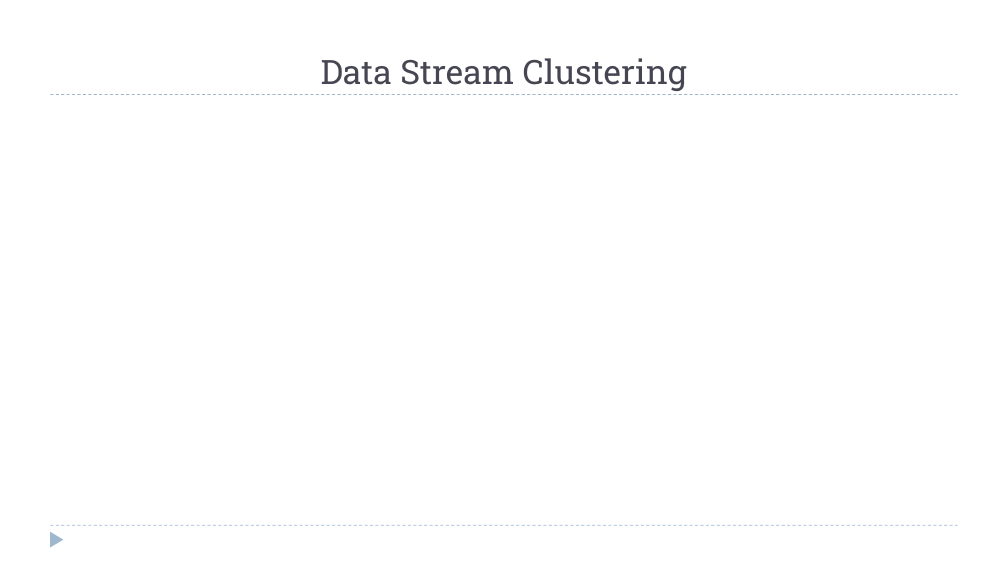
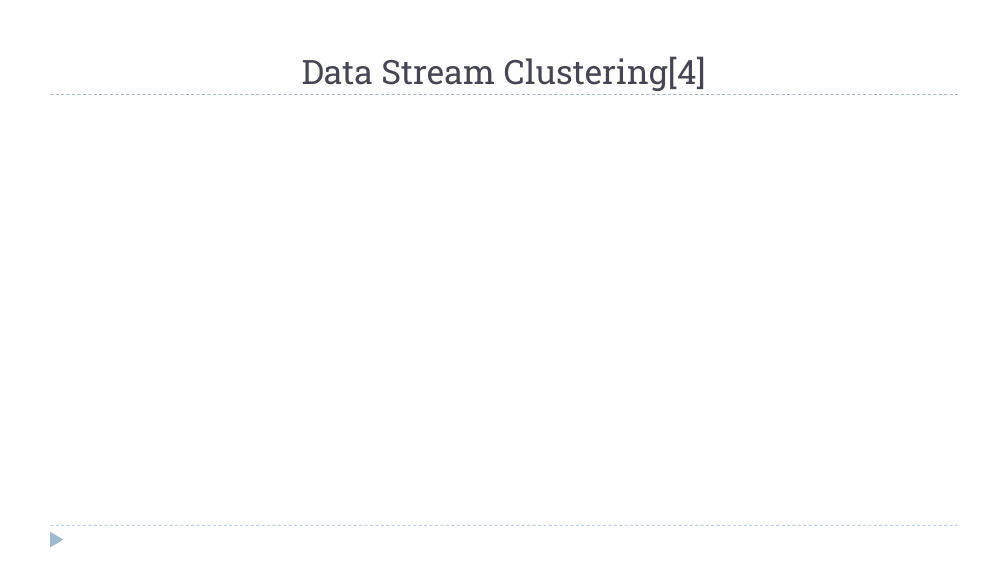
Before and after one commit to zixiaojindao/time-series-survey, a slide deck: slide 11 of slide/data stream mining.pptx. Drawn at 1008x567 pixels with LibreOffice and Linux fonts; fonts in the diff are those of the drawing; grey boxes stand for pictures. Boxes give left, top, right and bottom in pixels: in the first picture for what was removed or moved away, otherwise in the second. Text is boxed around its words. In the diff, an @@ line names an element or a change of style, - is before the commit and + after.

```diff
--- a/slide/data stream mining.pptx
+++ b/slide/data stream mining.pptx
@@ title at <box>302,56,706,91</box>: text changed @@
-Data Stream Clustering
+Data Stream Clustering[4]
```
Also in this commit, not shown: 2 other slides changed, 2 slides added, 4 other files.
